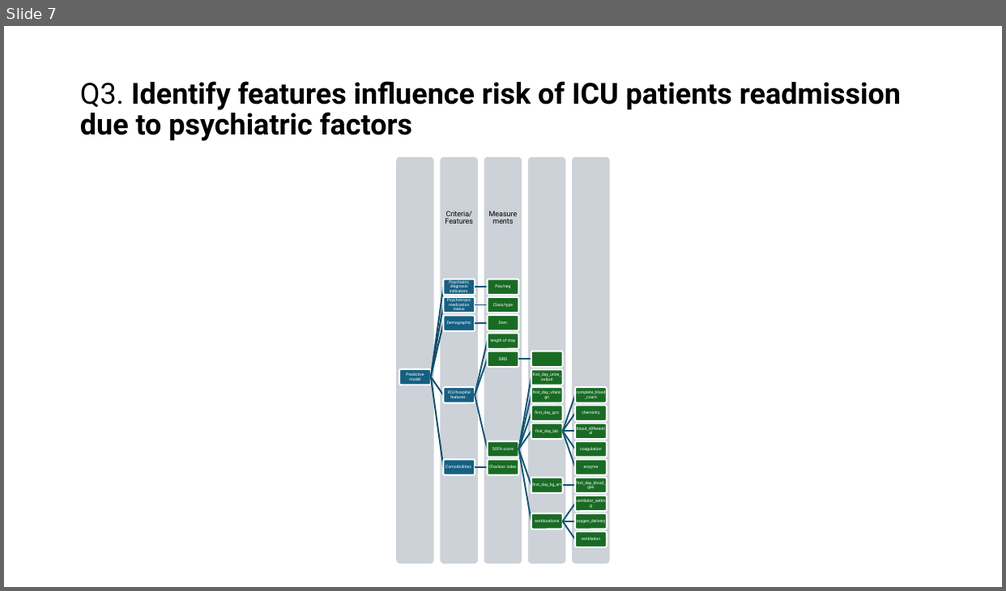
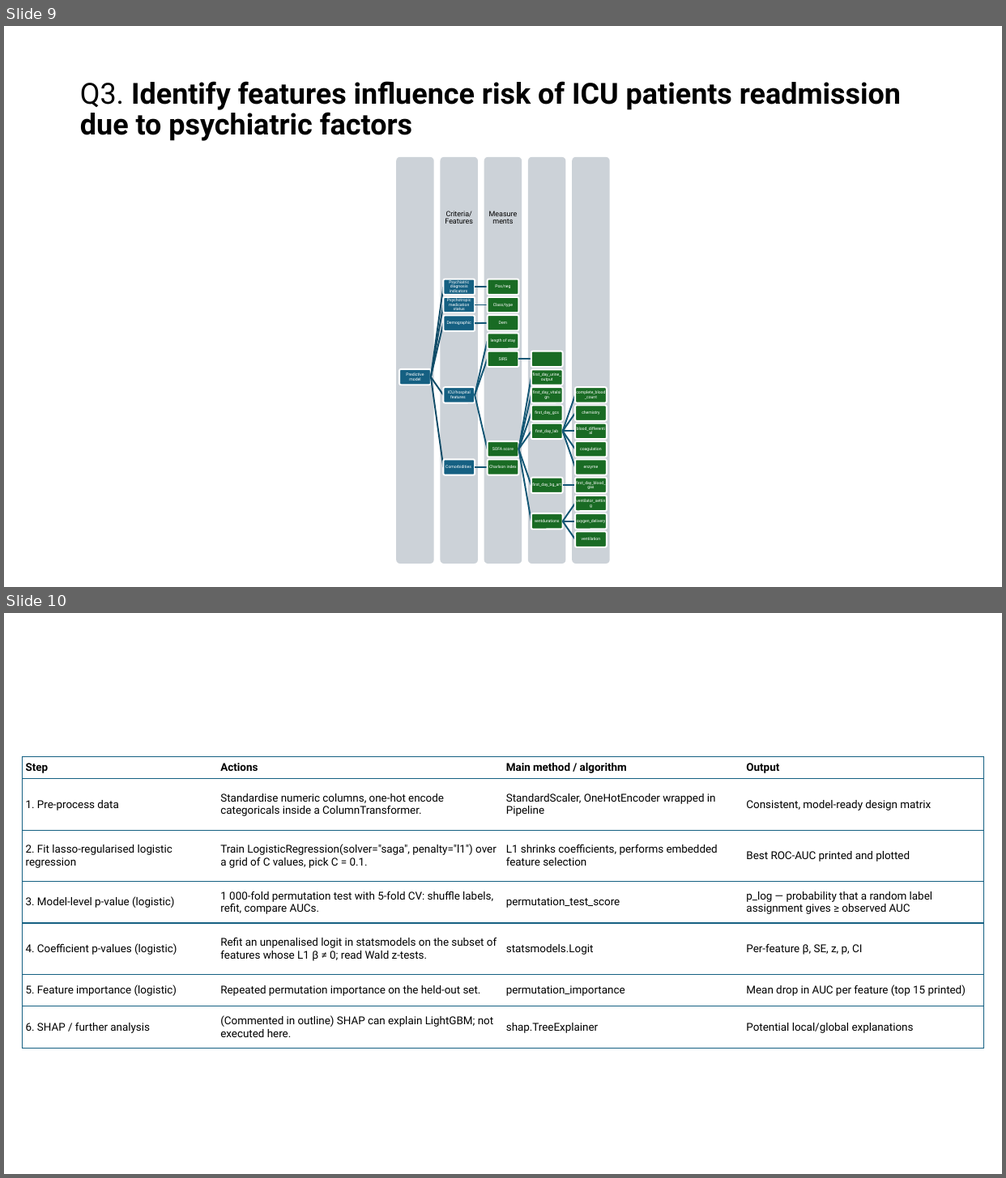
Before and after one commit to datnguyent93/Psychiatric-ICU-Readmission-, a slide deck: Objective4_plan.pptx. Shown one above the other, each under a label of ours: slide 7 before the commit, slides 9 and 10 after it. The pictures are 1006x591 and 1006x1178 pixels, drawn with LibreOffice and Linux fonts; fonts in the diff are those of the drawing. Boxes give left, top, right and bottom in pixels: in the first picture for what was removed or moved away, otherwise in the second. Text is boxed around its words. In the diff, an @@ line names an element or a change of style, - is before the commit and + after.

```diff
--- a/Objective4_plan.pptx
+++ b/Objective4_plan.pptx
@@ slide 10 added at (4,613,1002,1174), background #FFFFFF @@
@@ table added at (23,756,984,1049), 7 rows, 4 columns @@
+Step | Actions | Main method / algorithm | Output
+1. Pre-process data | Standardise numeric columns, one-hot encode categoricals inside a ColumnTransformer. | StandardScaler, OneHotEncoder wrapped in Pipeline | Consistent, model-ready design matrix
+2. Fit lasso-regularised logistic regression | Train LogisticRegression(solver="saga", penalty="l1") over a grid of C values, pick C = 0.1. | L1 shrinks coefficients, performs embedded feature selection | Best ROC-AUC printed and plotted
+3. Model-level p-value (logistic) | 1 000-fold permutation test with 5-fold CV: shuffle labels, refit, compare AUCs. | permutation_test_score | p_log — probability that a random label assignment gives ≥ observed AUC
+4. Coefficient p-values (logistic) | Refit an unpenalised logit in statsmodels on the subset of features whose L1 β ≠ 0; read Wald z-tests. | statsmodels.Logit | Per-feature β, SE, z, p, CI
+5. Feature importance (logistic) | Repeated permutation importance on the held-out set. | permutation_importance | Mean drop in AUC per feature (top 15 printed)
+6. SHAP / further analysis | (Commented in outline) SHAP can explain LightGBM; not executed here. | shap.TreeExplainer | Potential local/global explanations
@@ what was slide 7 is now slide 9 @@
```
Also in this commit, not shown: 2 other slides added, 1 other file.
